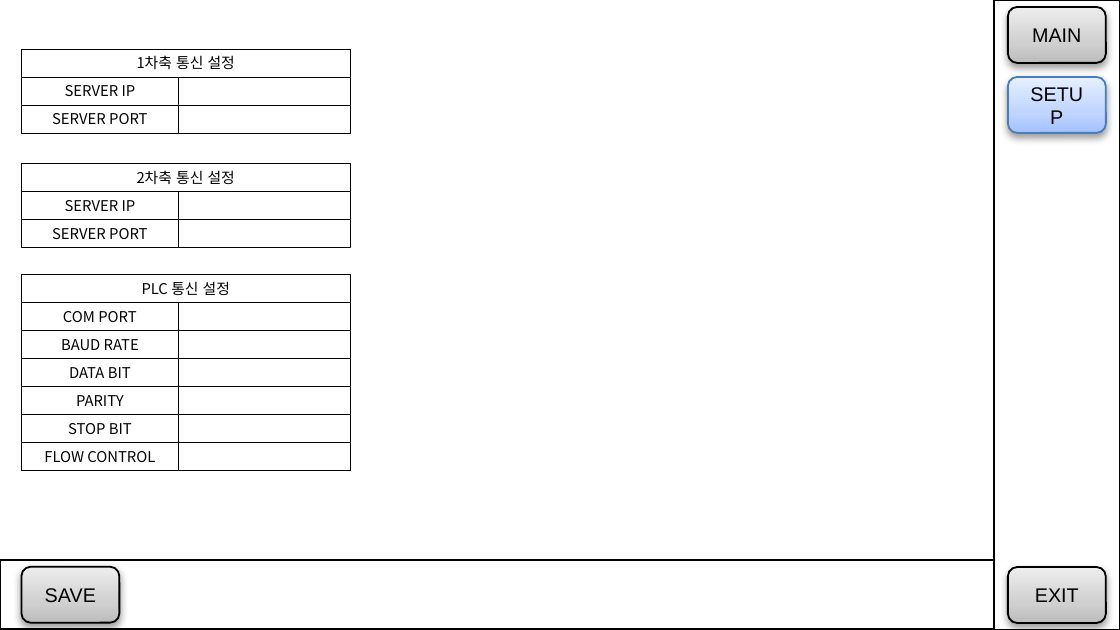
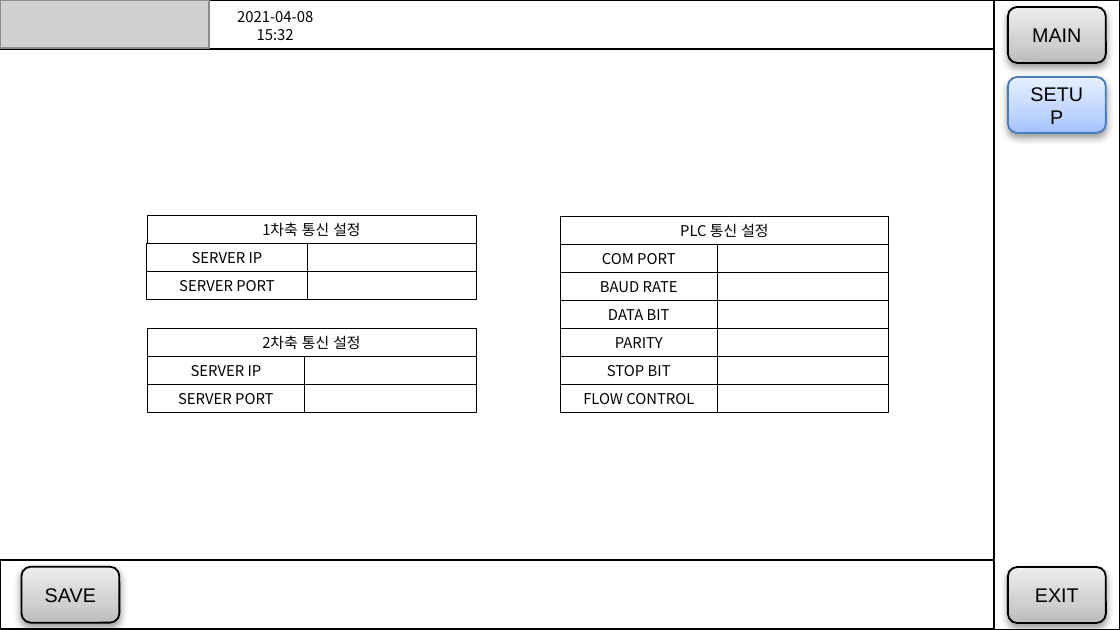
Before and after one commit to japgo/SensorGraph, a slide deck: slide 2 of UI.pptx. Drawn at 1120x630 pixels with LibreOffice and Linux fonts; fonts in the diff are those of the drawing; grey boxes stand for pictures. Boxes give left, top, right and bottom in pixels: in the first picture for what was removed or moved away, otherwise in the second. Text is boxed around its words. In the diff, an @@ line names an element or a change of style, - is before the commit and + after.

```diff
--- a/UI.pptx
+++ b/UI.pptx
@@ rectangle added at <box>0,0,994,48</box>, fill #FFFFFF, outline #000000 0.75 pt @@
@@ picture added at <box>0,0,210,48</box> @@
@@ text added at <box>237,11,313,40</box>, 6 pt, text #000000 @@
+2021-04-08
+15:32
@@ rectangle "SERVER IP": place and size @@
-rectangle "SERVER IP" at <box>21,76,180,105</box>
+rectangle "SERVER IP" at <box>148,244,308,272</box>
@@ rectangle: place and size @@
-rectangle at <box>140,76,350,105</box>
+rectangle at <box>263,244,476,272</box>
@@ 8 rectangles: place and size @@
-8 rectangles at <box>21,50,350,247</box>
+8 rectangles at <box>148,215,476,412</box>
@@ 7 rectangles: place and size @@
-7 rectangles at <box>21,274,350,443</box>
+7 rectangles at <box>560,217,889,386</box>
@@ 6 rectangles: place and size @@
-6 rectangles at <box>21,331,350,471</box>
+6 rectangles at <box>560,272,889,412</box>
```
Also in this commit, not shown: 1 other slide changed, 12 other files.
